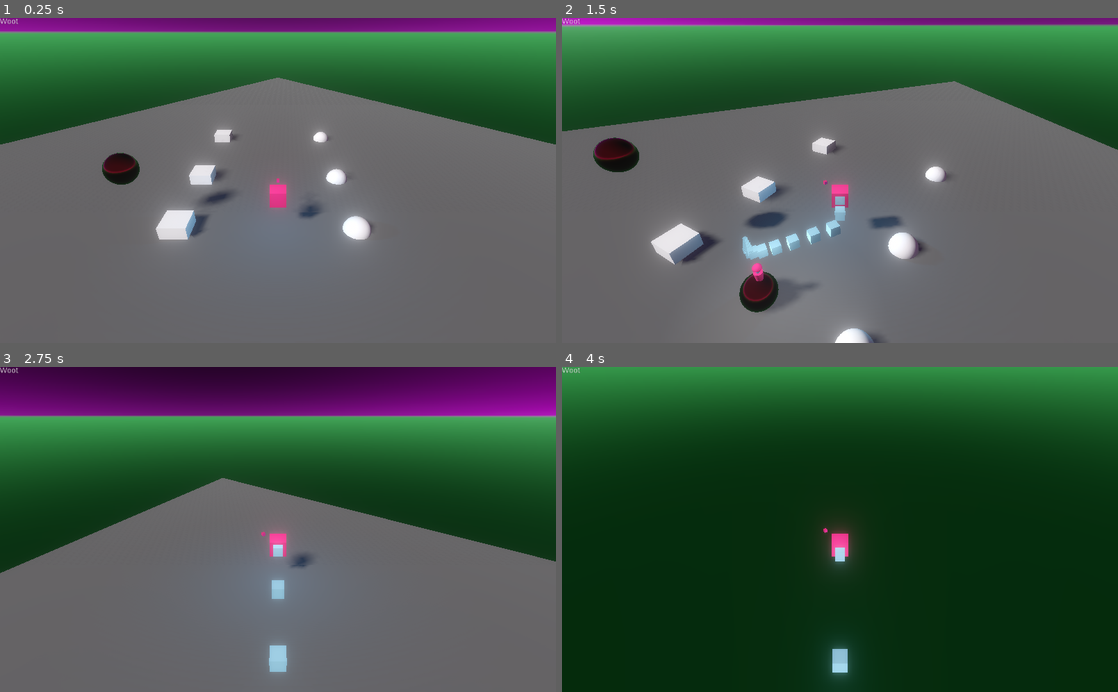
Above: before the commit, frames 1-4 (two rows, left to right).
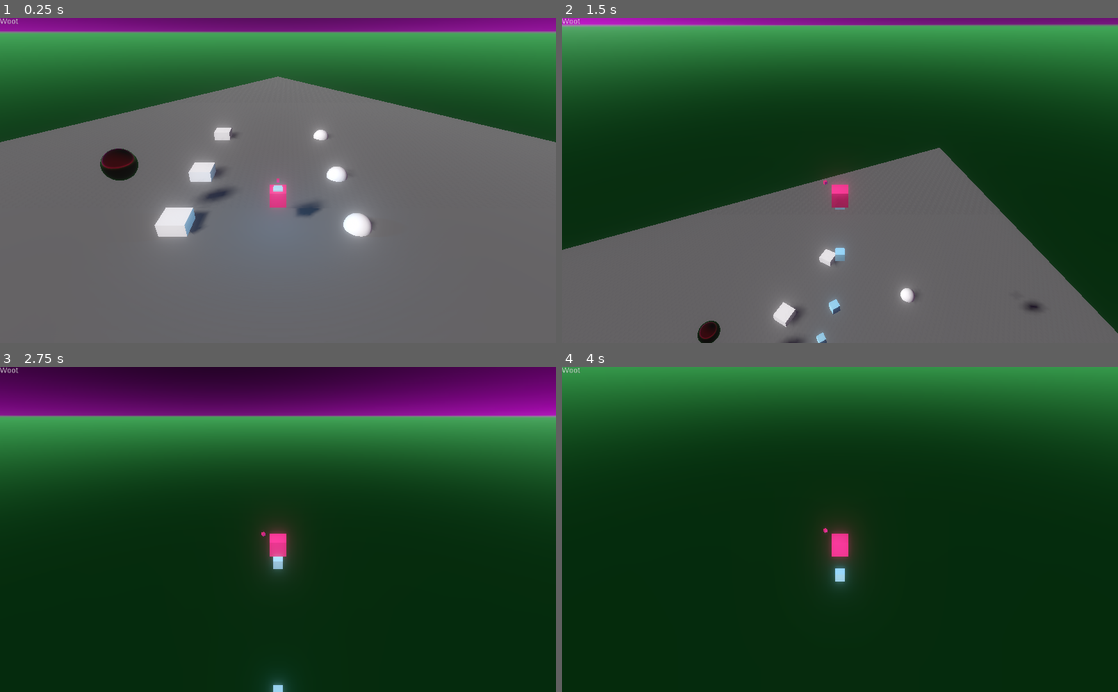
Above: after the commit, the same moments.

Repository: kirkja-leikjahonnunar/kor
Game: Godot game, scene res://Main/Main.tscn
Same seed, same stepped clock (60 frames per second), same inputs: the game is played once before the commit and once after it.
Inputs (mouse positions are in pixels of both pictures, inside the frame that each line leads up to):
- Up to frame 1 (0.25 s): no input
- Up to frame 2 (1.5 s): tap Enter at 0.5 s; move the mouse to (867, 180) at 0.52 s; hold W (move_forward) from 0.53 s (still down); tap Middle mouse button (jump) at 0.6, 0.77, 1.07 s; click (867, 180) at 0.67 s; move the mouse to (812, 180) at 1.27 s; tap Space (appy_breaks) at 1.35 s
- Up to frame 3 (2.75 s): keep holding W (move_forward); tap Middle mouse button (jump) at 1.52, 1.55, 1.82, 2.3 s; move the mouse to (289, 523) at 2.02 s; right-click (289, 523) at 2.1 s
- Up to frame 4 (4 s): keep holding W (move_forward); move the mouse to (834, 536) at 2.77 s; click (834, 536) at 2.85 s; tap Middle mouse button (jump) at 3.02, 3.05, 3.32, 3.6, 3.77 s; move the mouse to (878, 532) at 3.52 s

The runs differ from the first frame. In frame 1, 1.6% of the frame differs, in the area x 0-100%, y 17-69%; in frame 2, 40%; in frame 3, 52%, in the area x 0-100%, y 34-100%; in frame 4, 0.8%.

Commit message:
Jumping started.

Diff:
--- a/Code/KirkjaOnline/Actors/Voidling/Assets/voidling.gd
+++ b/Code/KirkjaOnline/Actors/Voidling/Assets/voidling.gd
@@ -63,8 +63,16 @@
 		if Input.is_action_pressed("move_right"):
 			thrust_vector += APPARITION.transform.basis.x
 
+		var jump_impulse: float = 50.0
+		var accelleration: float = 0.5
+		var is_jumping: bool = false
+
 		if Input.is_action_just_pressed("jump"):
+			thrust_vector += Vector3.UP * jump_impulse
+			is_jumping = true
 			print("Jump")
+
+		thrust_vector += gravity_vector * accelleration
 
 		if Input.is_action_just_released("jump"):
 			print("Unjump")
